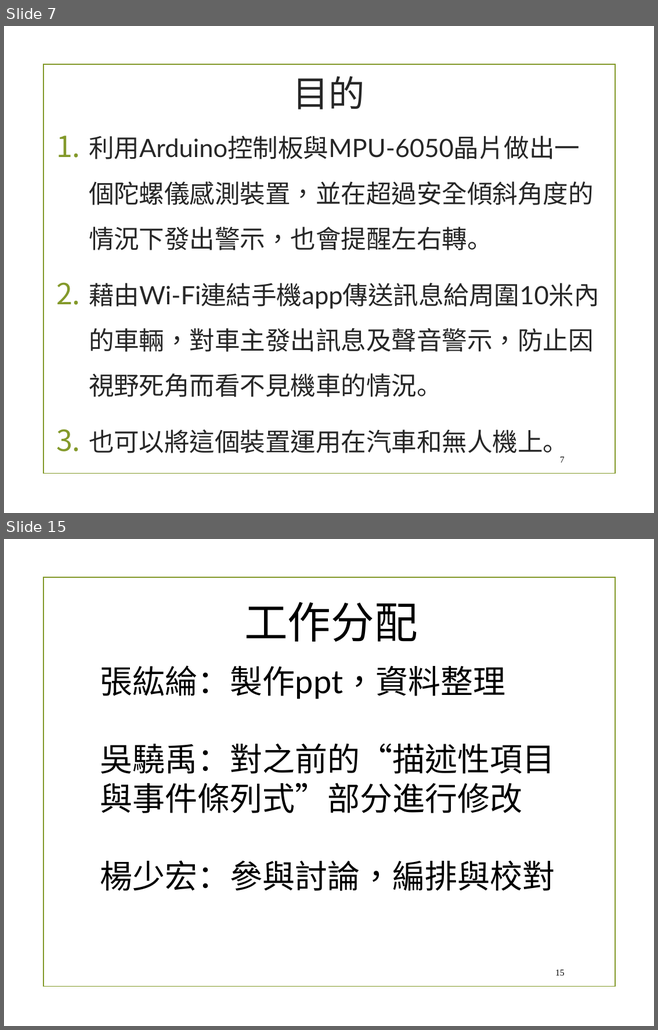
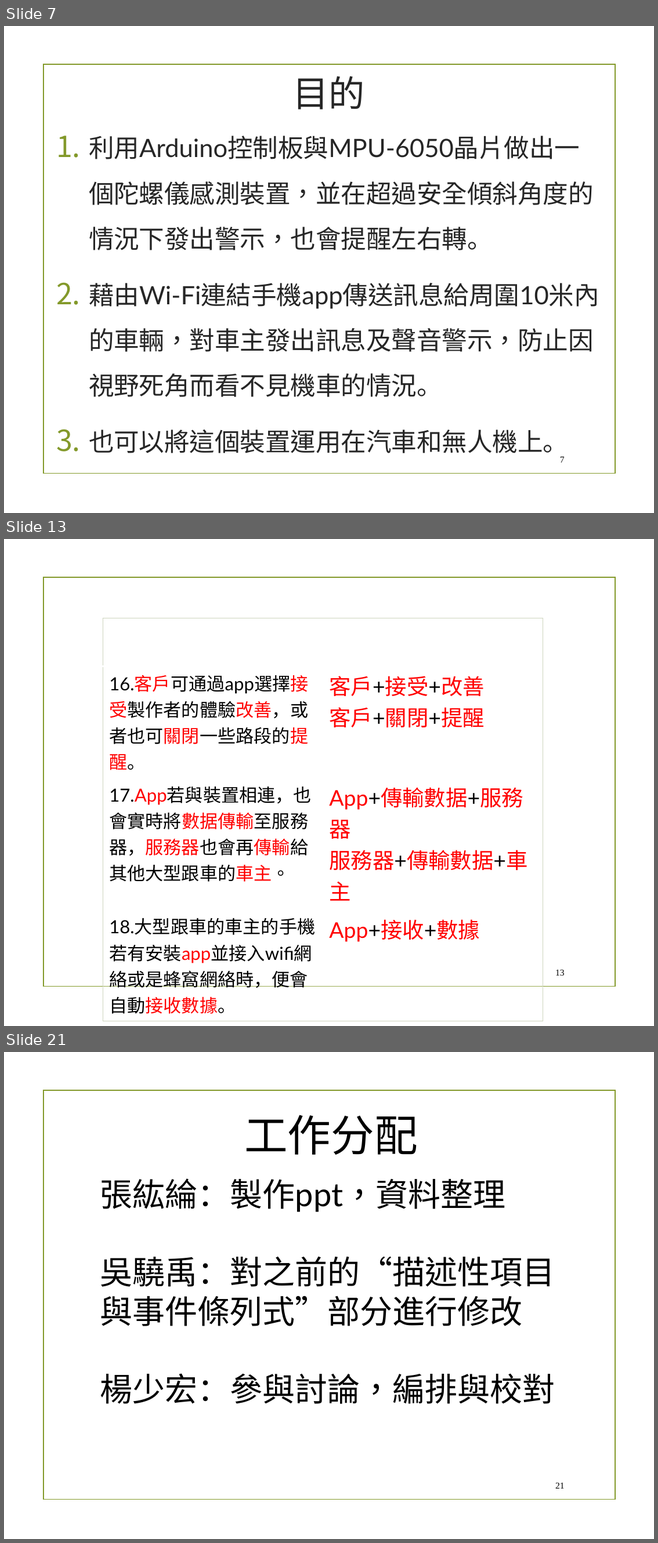
Before and after one commit to chandlerkuo/sharepee, a slide deck: 陀螺儀機車警示裝置.pptx. Shown one above the other, each under a label of ours: slides 7 and 15 before the commit, slides 7, 13 and 21 after it; the slides between them are not shown. The pictures are 658x1030 and 658x1543 pixels, drawn with LibreOffice and Linux fonts; fonts in the diff are those of the drawing; background and template pictures are left out. Boxes give left, top, right and bottom in pixels: in the first picture for what was removed or moved away, otherwise in the second. Text is boxed around its words. In the diff, an @@ line names an element or a change of style, - is before the commit and + after.

```diff
--- a/陀螺儀機車警示裝置.pptx
+++ b/陀螺儀機車警示裝置.pptx
@@ slide 13 added at <box>4,539,654,1026</box>, background picture (left out); not listed: 1 template element that a slide beside it also shows @@
@@ table added at <box>103,618,543,1016</box>, 4 rows, 2 columns @@
+描述性項目 | 事件條列式
+16.客戶可通過app選擇接受製作者的體驗改善，或者也可關閉一些路段的提醒。 | 客戶+接受+改善 / 客戶+關閉+提醒
+17.App若與裝置相連，也會實時將數据傳輸至服務器，服務器也會再傳輸給其他大型跟車的車主。 | App+傳輸數据+服務器 / 服務器+傳輸數据+車主
+18.大型跟車的車主的手機若有安裝app並接入wifi網絡或是蜂窩網絡時，便會自動接收數據。 | App+接收+數據
@@ page number added at <box>555,969,564,976</box>, 10 pt, text #000000 @@
+13
@@ what was slide 15 is now slide 21 @@
@@ page number at <box>555,1482,564,1489</box>: text changed @@
-15
+21
```
Also in this commit, not shown: 8 slides changed, 5 other slides added.
